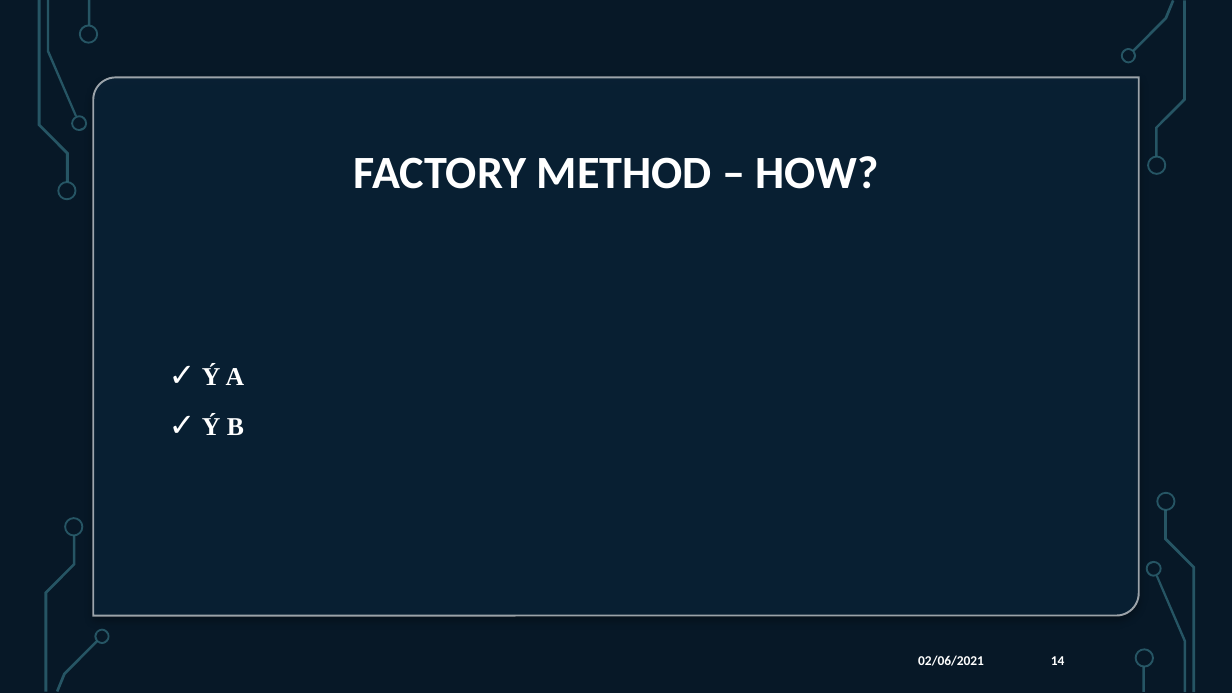
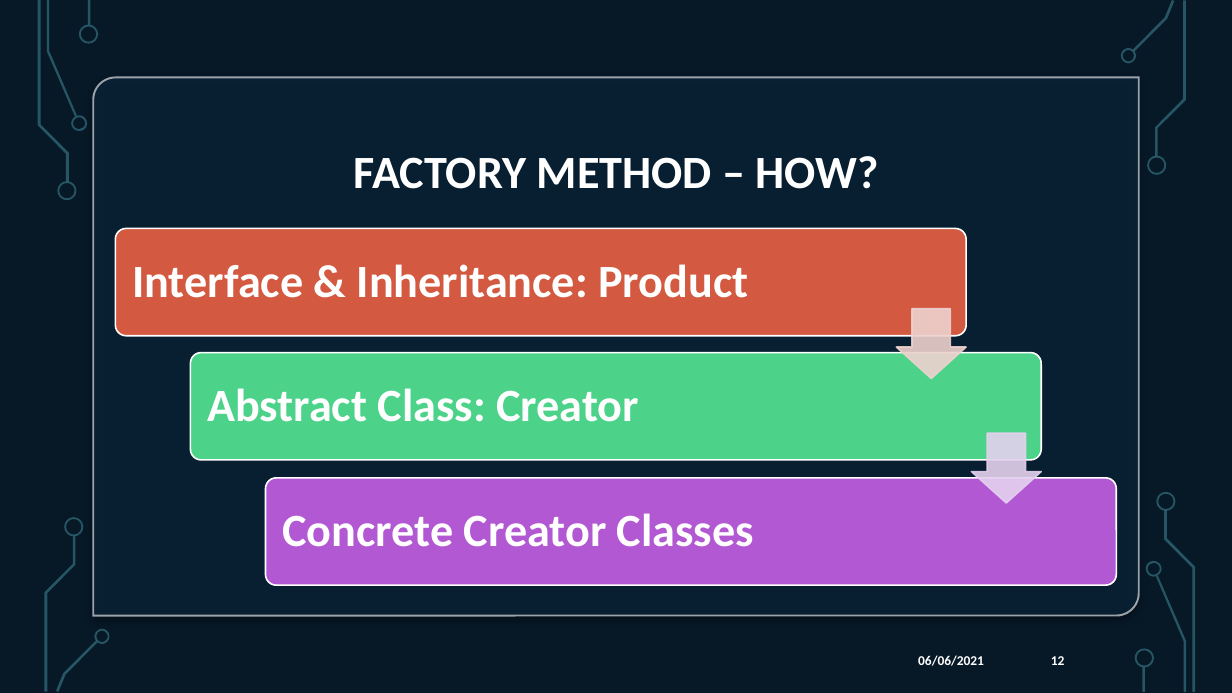
Before and after one commit to KhanhThinh/projects, a slide deck: slide 12 of docs/OOPForLife.pptx (slide 14 before the commit). Drawn at 1232x693 pixels with LibreOffice and Linux fonts; fonts in the diff are those of the drawing; background and template pictures are left out. Boxes give left, top, right and bottom in pixels: in the first picture for what was removed or moved away, otherwise in the second. Text is boxed around its words. In the diff, an @@ line names an element or a change of style, - is before the commit and + after.

```diff
--- a/docs/OOPForLife.pptx
+++ b/docs/OOPForLife.pptx
@@ text removed at (x1=202, y1=365, x2=245, y2=435) @@
-✓ Ý A
-✓ Ý B
@@ group added at (x1=116, y1=228, x2=1116, y2=585): 3 rounded rectangles, 3 texts, 2 down arrows @@
+Interface & Inheritance: Product
+Abstract Class: Creator
+Concrete Creator Classes
@@ text at (x1=918, y1=655, x2=984, y2=666): text changed @@
-02/06/2021
+06/06/2021
@@ page number at (x1=1051, y1=656, x2=1065, y2=665): text changed @@
-14
+12
```
Also in this commit, not shown: 16 other slides changed, 13 slides added, 2 slides removed, 1 other file.
